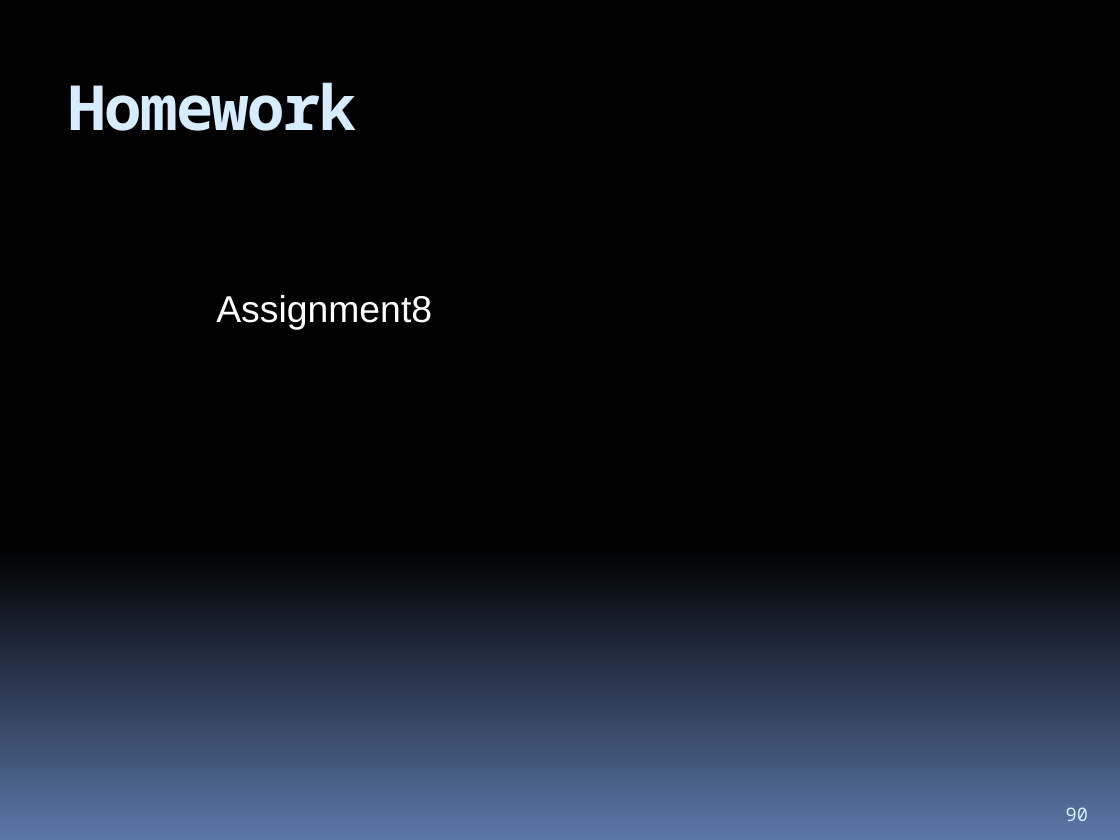
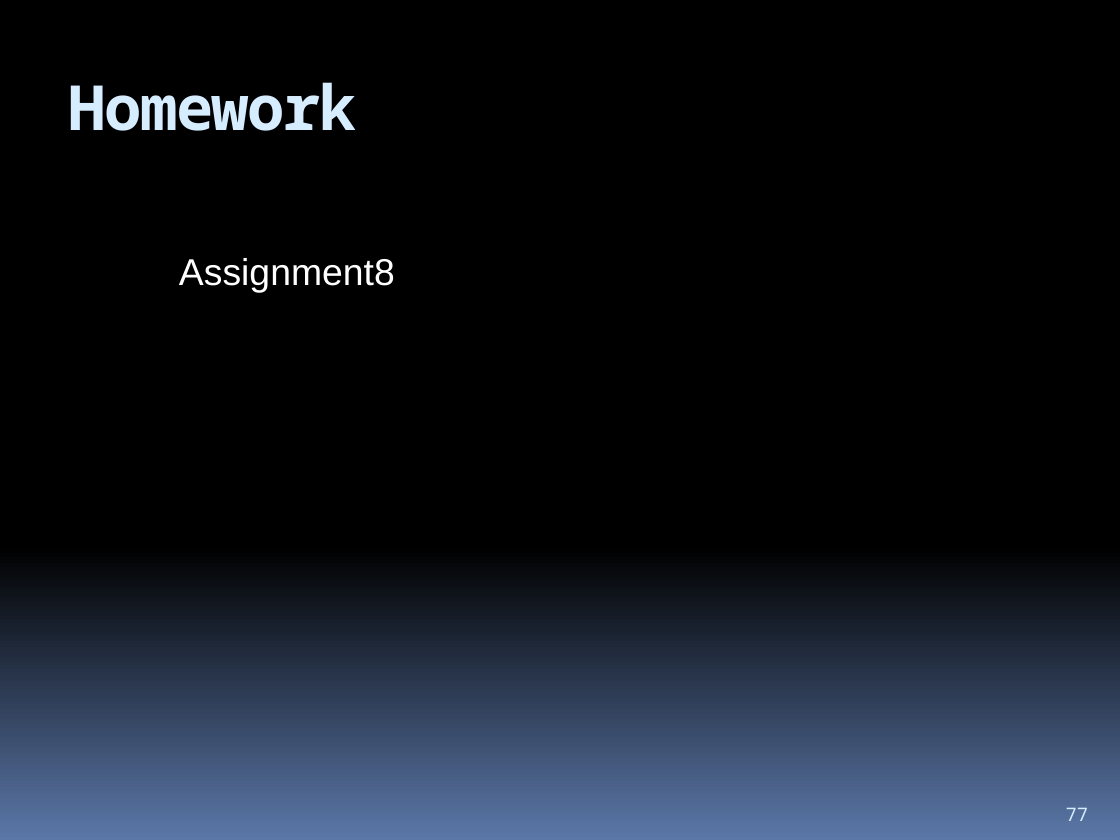
Before and after one commit to hchan/comp2613, a slide deck: slide 77 of coursePresentation.pptx (slide 90 before the commit). Drawn at 1120x840 pixels with LibreOffice and Linux fonts; fonts in the diff are those of the drawing. Boxes give left, top, right and bottom in pixels: in the first picture for what was removed or moved away, otherwise in the second. Text is boxed around its words. In the diff, an @@ line names an element or a change of style, - is before the commit and + after.

```diff
--- a/coursePresentation.pptx
+++ b/coursePresentation.pptx
@@ text "Assignment8": place and size @@
-text "Assignment8" at (216, 295, 432, 330)
+text "Assignment8" at (179, 258, 395, 293)
@@ page number at (1066, 808, 1088, 821): text changed @@
-90
+77
```
Also in this commit, not shown: 4 other slides changed, 6 slides added, 1 slide removed, 1 other file.
